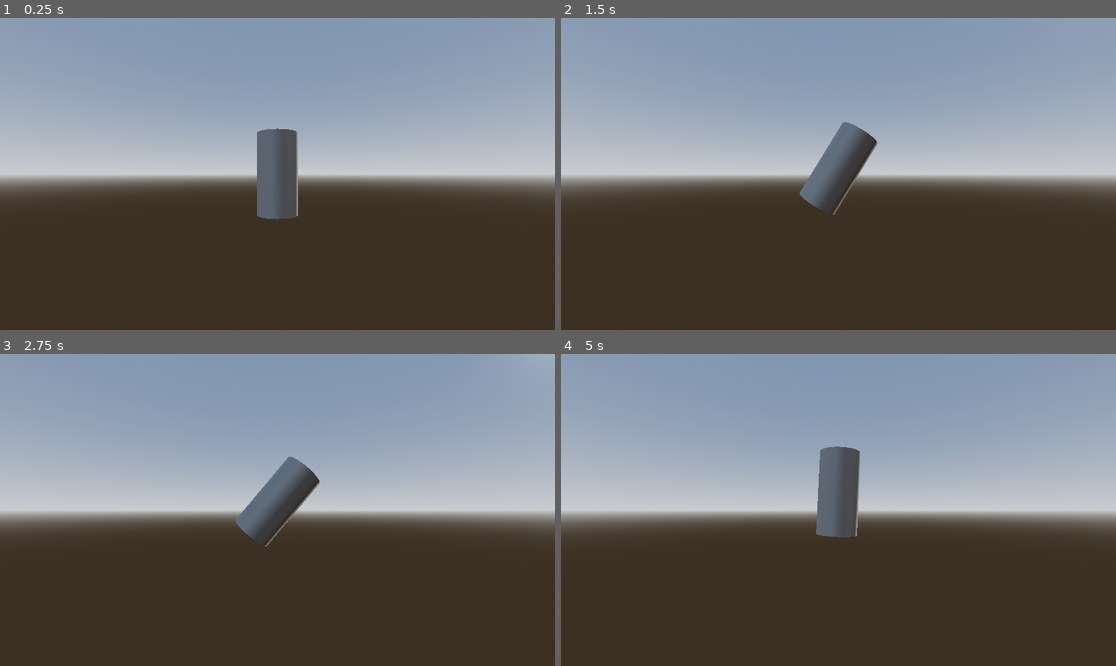
Above: before the commit, frames 1-4 (two rows, left to right).
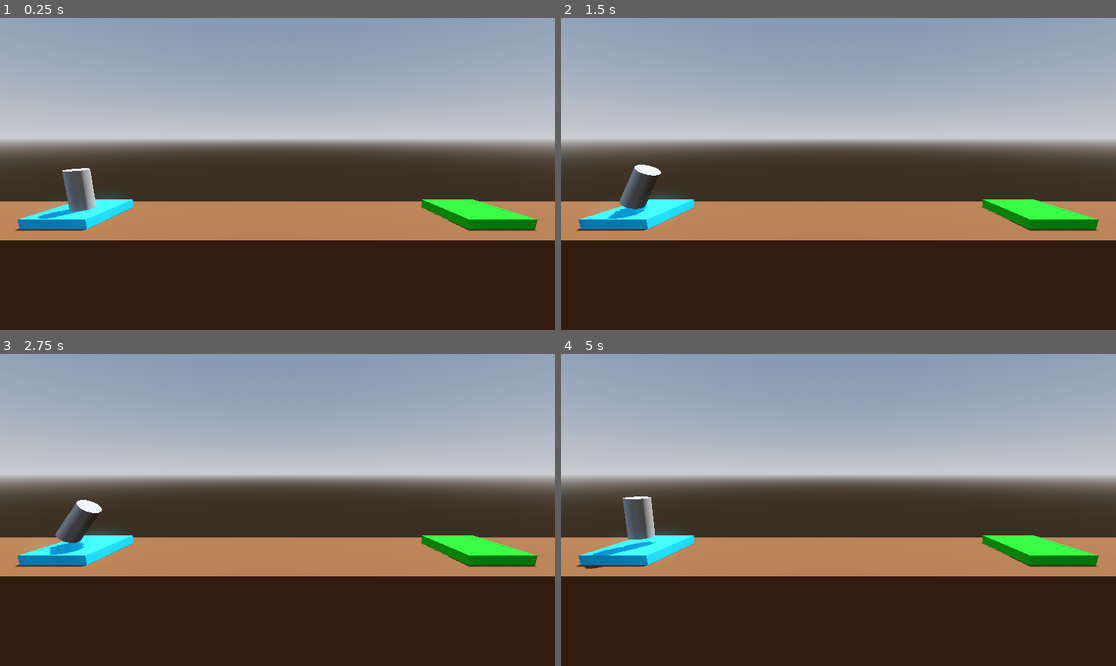
Above: after the commit, the same moments.

Repository: FabioAVSilva/projectboost
Game: Godot game, scene res://Level/level.tscn
Two runs of this game, one before a commit and one after it. Both use one fixed random seed, a clock stepped at 60 frames per second and the inputs below. Before the commit the project starts from res://player.tscn.
Inputs:
- Up to frame 1 (0.25 s): no input
- Up to frame 2 (1.5 s): tap Enter (ui_accept) at 0.5, 0.77 s; hold Right (ui_right) 0.53-1.28 s; hold Left (ui_left) from 1.28 s (still down)
- Up to frame 3 (2.75 s): tap Enter (ui_accept) at 1.52 s; release Left (ui_left) at 2.03 s; hold Right (ui_right) from 2.03 s (still down)
- Up to frame 4 (5 s): tap Enter (ui_accept) at 3.02, 3.77, 4.52 s; release Right (ui_right) at 3.53 s; hold Left (ui_left) from 3.53 s (still down)

The runs differ from the first frame. In frame 1, 36% of the frame differs, in the area x 0-100%, y 27-72%; in frame 2, 36%; in frame 3, 36%; in frame 4, 36%.

Commit message:
Sets up basic game level
Configures the initial game level scene with a basic environment,
including lighting, sky, floor, launchpad, and camera.

Adds a player instance to the level.

Diff:
--- /dev/null
+++ b/Level/level.tscn
@@ -0,0 +1,58 @@
+[gd_scene load_steps=8 format=3 uid="uid://ibcbv4ejjhmj"]
+
+[ext_resource type="PackedScene" uid="uid://cf6yi2c1pv6s0" path="res://player.tscn" id="1_o6mkr"]
+
+[sub_resource type="ProceduralSkyMaterial" id="ProceduralSkyMaterial_5xgho"]
+sky_horizon_color = Color(0.662243, 0.671743, 0.686743, 1)
+ground_horizon_color = Color(0.662243, 0.671743, 0.686743, 1)
+
+[sub_resource type="Sky" id="Sky_u52ul"]
+sky_material = SubResource("ProceduralSkyMaterial_5xgho")
+
+[sub_resource type="Environment" id="Environment_vonw3"]
+background_mode = 2
+sky = SubResource("Sky_u52ul")
+tonemap_mode = 2
+glow_enabled = true
+
+[sub_resource type="StandardMaterial3D" id="StandardMaterial3D_5xgho"]
+albedo_color = Color(0.388235, 0.227451, 0.105882, 1)
+
+[sub_resource type="StandardMaterial3D" id="StandardMaterial3D_u52ul"]
+albedo_color = Color(0.0823529, 0.733333, 0.972549, 1)
+
+[sub_resource type="StandardMaterial3D" id="StandardMaterial3D_vonw3"]
+albedo_color = Color(0, 0.744571, 3.85046e-07, 1)
+
+[node name="Level" type="Node3D"]
+
+[node name="WorldEnvironment" type="WorldEnvironment" parent="."]
+environment = SubResource("Environment_vonw3")
+
+[node name="DirectionalLight3D" type="DirectionalLight3D" parent="."]
+transform = Transform3D(-0.866023, -0.433016, 0.250001, 0, 0.499998, 0.866027, -0.500003, 0.749999, -0.43301, 0, 0, 0)
+shadow_enabled = true
+
+[node name="Floor" type="CSGBox3D" parent="."]
+transform = Transform3D(1, 0, 0, 0, 1, 0, 0, 0, 1, 0, -4, 0)
+use_collision = true
+size = Vector3(40, 8, 5)
+material = SubResource("StandardMaterial3D_5xgho")
+
+[node name="LaunchPad" type="CSGBox3D" parent="."]
+transform = Transform3D(1, 0, 0, 0, 1, 0, 0, 0, 1, -10, 0.2, 0)
+use_collision = true
+size = Vector3(3, 0.5, 3)
+material = SubResource("StandardMaterial3D_u52ul")
+
+[node name="LandingPad" type="CSGBox3D" parent="."]
+transform = Transform3D(1, 0, 0, 0, 1, 0, 0, 0, 1, 10, 0.2, 0)
+use_collision = true
+size = Vector3(3, 0.5, 3)
+material = SubResource("StandardMaterial3D_vonw3")
+
+[node name="Camera3D" type="Camera3D" parent="."]
+transform = Transform3D(1, 0, 0, 0, 0.984808, 0.173648, 0, -0.173648, 0.984808, 0, 4, 10)
+
+[node name="Player" parent="." instance=ExtResource("1_o6mkr")]
+transform = Transform3D(1, 0, 0, 0, 1, 0, 0, 0, 1, -10, 1.45, 0)
--- a/level.tscn
+++ /dev/null
@@ -1,30 +0,0 @@
-[gd_scene load_steps=4 format=3 uid="uid://ibcbv4ejjhmj"]
-
-[sub_resource type="StandardMaterial3D" id="StandardMaterial3D_5xgho"]
-albedo_color = Color(0.388235, 0.227451, 0.105882, 1)
-
-[sub_resource type="StandardMaterial3D" id="StandardMaterial3D_u52ul"]
-albedo_color = Color(0.0823529, 0.733333, 0.972549, 1)
-
-[sub_resource type="StandardMaterial3D" id="StandardMaterial3D_vonw3"]
-albedo_color = Color(0, 0.744571, 3.85046e-07, 1)
-
-[node name="Level" type="Node3D"]
-
-[node name="Floor" type="CSGBox3D" parent="."]
-transform = Transform3D(1, 0, 0, 0, 1, 0, 0, 0, 1, 0, -4, 0)
-use_collision = true
-size = Vector3(30, 8, 5)
-material = SubResource("StandardMaterial3D_5xgho")
-
-[node name="LaunchPad" type="CSGBox3D" parent="."]
-transform = Transform3D(1, 0, 0, 0, 1, 0, 0, 0, 1, -10, 0.2, 0)
-use_collision = true
-size = Vector3(3, 0.5, 3)
-material = SubResource("StandardMaterial3D_u52ul")
-
-[node name="LandingPad" type="CSGBox3D" parent="."]
-transform = Transform3D(1, 0, 0, 0, 1, 0, 0, 0, 1, 10, 0.2, 0)
-use_collision = true
-size = Vector3(3, 0.5, 3)
-material = SubResource("StandardMaterial3D_vonw3")
--- a/player.tscn
+++ b/player.tscn
@@ -1,35 +1,11 @@
-[gd_scene load_steps=6 format=3 uid="uid://cf6yi2c1pv6s0"]
+[gd_scene load_steps=3 format=3 uid="uid://cf6yi2c1pv6s0"]
 
 [ext_resource type="Script" uid="uid://dqxxap07pmlr8" path="res://player.gd" id="1_4flbx"]
-
-[sub_resource type="ProceduralSkyMaterial" id="ProceduralSkyMaterial_4flbx"]
-sky_horizon_color = Color(0.662243, 0.671743, 0.686743, 1)
-ground_horizon_color = Color(0.662243, 0.671743, 0.686743, 1)
-
-[sub_resource type="Sky" id="Sky_onrkg"]
-sky_material = SubResource("ProceduralSkyMaterial_4flbx")
-
-[sub_resource type="Environment" id="Environment_i3pqv"]
-background_mode = 2
-sky = SubResource("Sky_onrkg")
-tonemap_mode = 2
-glow_enabled = true
 
 [sub_resource type="CylinderMesh" id="CylinderMesh_hqtel"]
 
 [node name="Player" type="Node3D"]
 script = ExtResource("1_4flbx")
 
-[node name="WorldEnvironment" type="WorldEnvironment" parent="."]
-environment = SubResource("Environment_i3pqv")
-
-[node name="DirectionalLight3D" type="DirectionalLight3D" parent="."]
-transform = Transform3D(-0.866023, -0.433016, 0.250001, 0, 0.499998, 0.866027, -0.500003, 0.749999, -0.43301, 0, 0, 0)
-shadow_enabled = true
-
 [node name="MeshInstance3D" type="MeshInstance3D" parent="."]
 mesh = SubResource("CylinderMesh_hqtel")
-
-[node name="Camera3D" type="Camera3D" parent="."]
-transform = Transform3D(1, 0, 0, 0, 1, 0, 0, 0, 1, 0, 0, 5)
-top_level = true
--- a/project.godot
+++ b/project.godot
@@ -11,6 +11,6 @@
 [application]
 
 config/name="ProjectBoost"
-run/main_scene="uid://cf6yi2c1pv6s0"
+run/main_scene="uid://ibcbv4ejjhmj"
 config/features=PackedStringArray("4.4", "Forward Plus")
 config/icon="res://icon.svg"
